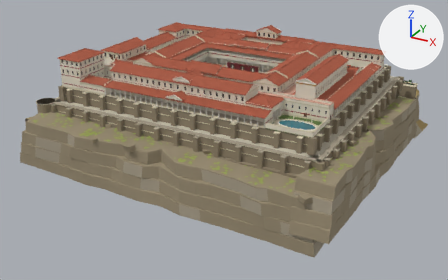
A saved change to the glTF model nero-rome-reader /assets/models/rome/parts/rome_tiberiana_parts.glb.
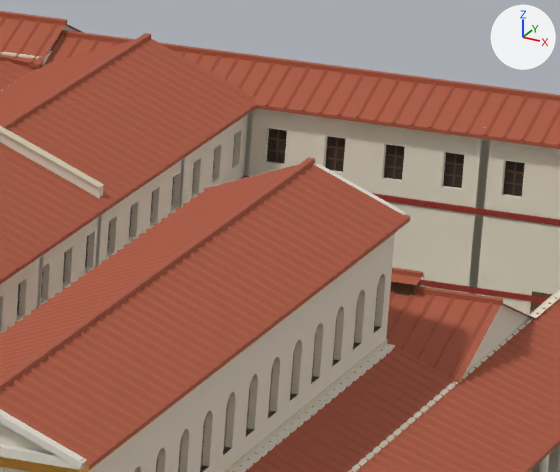
The first picture shows the older version from a 50 mm camera at (143.0, -265.0, 98.0) aimed at (-6.0, 6.0, -37.0). The close-ups show the older and then the newer version on the part from 69% to 81% of the width and 14% to 31% of the height of that picture. Only the edits that show in the close-ups are written down. Every picture has the same lights, and +X, +Y and +Z are marked at upper right. Where no turn or scale is listed for an object, it has been applied to the vertices. Vertices at exactly the same position are counted once.

In view in the first close-up: 'tib_f1', 'tib_f2', 'tib_roof' and 2 more.
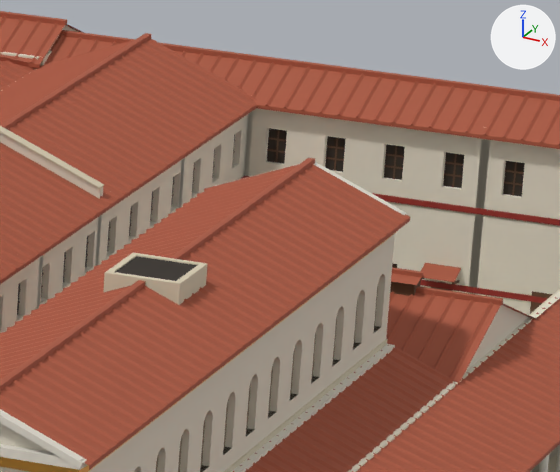
What the commit changed:
me_tib_f1 is used by ob_tib_f1; location (0.0, 0.0, 0.0).
me_tib_f1 had 11857 vertices, 14866 faces and spanned x -65.2..65.2, y -50.2..50.1, z -0.4..8.5.
me_tib_f1 now has 12018 vertices, 15060 faces and spans x -65.2..65.2, y -50.2..50.9, z -0.4..8.5.
me_tib_f1 part 1: 101 vertices added at x 44.0..60.0, y 42.9..44.4, z 0.0..6.5.
Other edits to the shape of me_tib_f1 do not show in these pictures.
me_tib_f1 gains material mat_tile (brown #a8573d).
me_tib_roof is used by ob_tib_roof; location (0.0, 0.0, 0.0).
me_tib_roof had 15021 vertices, 13382 faces and spanned x -65.7..65.7, y -50.7..50.7, z 4.4..17.4.
me_tib_roof now has 15048 vertices, 13432 faces and spans x -65.7..65.7, y -50.7..50.7, z 4.4..17.4.
me_tib_roof part 2: the loose piece of 24 vertices spanning x -48.2..-43.8, y -8.2..-3.8, z 4.9..5.4 is copied, and the copy is scaled about its middle by (0.798, 0.776, 2.33), then moved by (98.0, 0.0, 10.9), in mat_travertine (beige #d6ccb3); it spans x 50.2..53.8, y -7.8..-4.2, z 15.6..16.6.
me_tib_roof part 3: 4 vertices added at x 50.5..53.5, y -7.5..-4.5, z 16.5.
Other edits to the shape of me_tib_roof do not show in these pictures.
me_tib_roof gains material mat_dark (brown #332b24).

Where the change shows, as pixel boxes (x1, y1, x2, y2) in the close-ups (560 x 472 px):
part 1 of me_tib_f1, added
    after: (386, 201, 560, 315)
part 2 of me_tib_roof, added (beige)
    after: (103, 253, 208, 305)
part 3 of me_tib_roof, added
    after: (115, 256, 197, 281)
